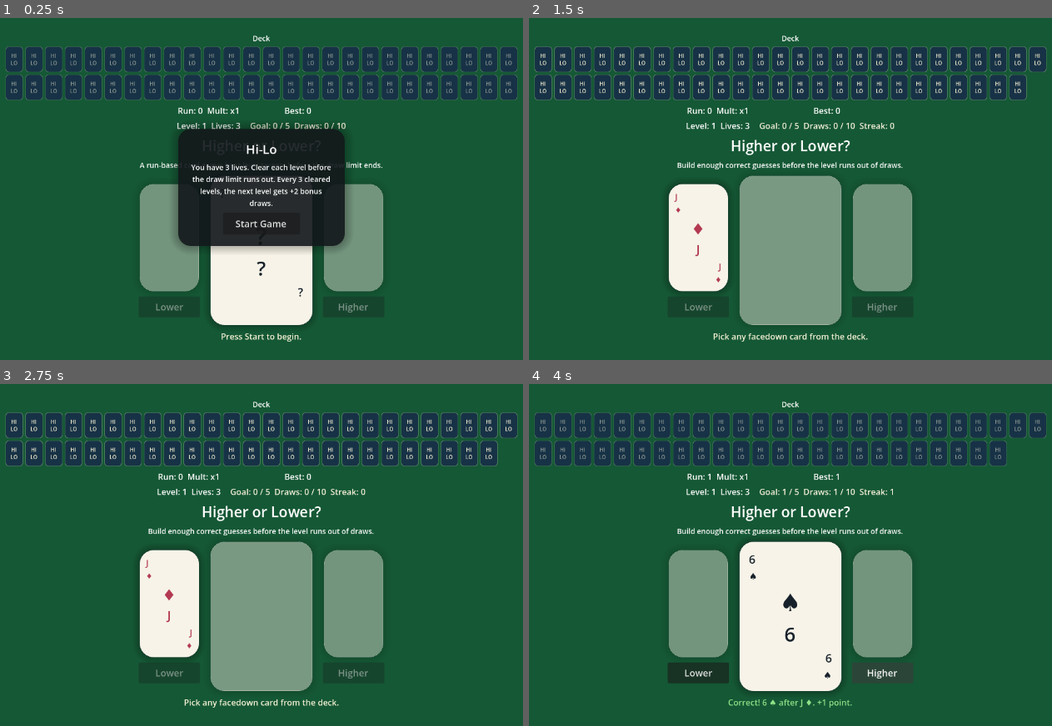
Above: before the commit, frames 1-4 (two rows, left to right).
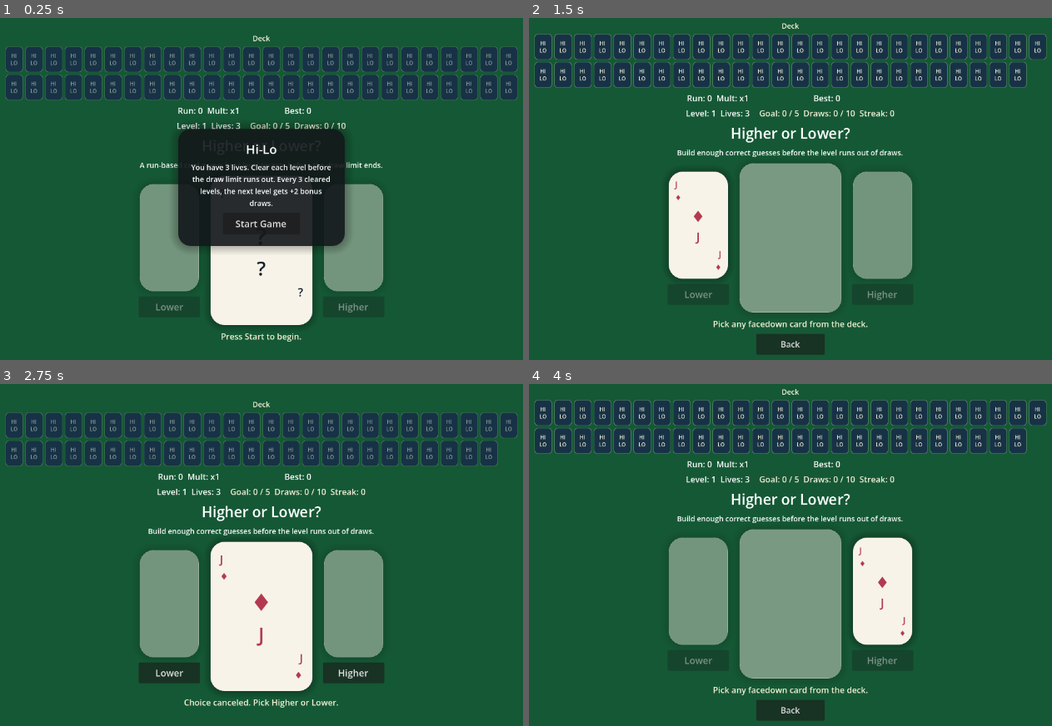
Above: after the commit, the same moments.

Repository: Vasile70Tanasa/hi-lo-godot
Game: Godot game, scene res://scenes/main.tscn
Same seed, same stepped clock (60 frames per second), same inputs: the game is played once before the commit and once after it.
Inputs (mouse positions are in pixels of both pictures, inside the frame that each line leads up to):
- Up to frame 1 (0.25 s): no input
- Up to frame 2 (1.5 s): click "Start Game" at 0.5 s; click "Lower" at 1.25 s
- Up to frame 3 (2.75 s): click (261, 708) at 2 s, where only the run after the commit has a clickable "Back"
- Up to frame 4 (4 s): click (544, 425) at 2.75 s, where only the run before the commit has a clickable "HI LO"; click (884, 671) at 3.5 s, where only the run after the commit has a clickable "Higher"

The runs differ from the first frame. In frame 1, less than 0.1% of the frame differs, in the area x 48-52%, y 5-7%; in frame 2, 17%; in frame 3, 13%; in frame 4, 27%, in the area x 0-100%, y 1-99%.

Commit message:
Add choice cancel button and bonus UI polish

Diff:
--- a/scenes/main.tscn
+++ b/scenes/main.tscn
@@ -25,6 +25,18 @@
 shadow_color = Color(0, 0, 0, 0.25)
 shadow_size = 18
 
+[sub_resource type="StyleBoxFlat" id="3"]
+bg_color = Color(0.992157, 0.823529, 0.388235, 0.18)
+border_width_left = 2
+border_width_top = 2
+border_width_right = 2
+border_width_bottom = 2
+border_color = Color(0.992157, 0.823529, 0.388235, 0.55)
+corner_radius_top_left = 16
+corner_radius_top_right = 16
+corner_radius_bottom_right = 16
+corner_radius_bottom_left = 16
+
 [node name="Main" type="Control" unique_id=1588879916]
 layout_mode = 3
 anchors_preset = 15
@@ -35,6 +47,7 @@
 script = ExtResource("1")
 
 [node name="Background" type="ColorRect" parent="." unique_id=911823356]
+unique_name_in_owner = true
 layout_mode = 1
 anchors_preset = 15
 anchor_right = 1.0
@@ -93,6 +106,27 @@
 theme_override_constants/v_separation = 6
 columns = 2
 
+[node name="BonusBanner" type="PanelContainer" parent="GameMargin/GameVBox"]
+unique_name_in_owner = true
+visible = false
+layout_mode = 2
+size_flags_horizontal = 4
+theme_override_styles/panel = SubResource("3")
+
+[node name="BonusBannerMargin" type="MarginContainer" parent="GameMargin/GameVBox/BonusBanner"]
+layout_mode = 2
+theme_override_constants/margin_left = 14
+theme_override_constants/margin_top = 8
+theme_override_constants/margin_right = 14
+theme_override_constants/margin_bottom = 8
+
+[node name="BonusBannerLabel" type="Label" parent="GameMargin/GameVBox/BonusBanner/BonusBannerMargin"]
+unique_name_in_owner = true
+layout_mode = 2
+theme_override_font_sizes/font_size = 15
+text = "Bonus Active: +2 draws this level"
+horizontal_alignment = 1
+
 [node name="ScoreLabel" type="Label" parent="GameMargin/GameVBox/TopBar" unique_id=165941633]
 unique_name_in_owner = true
 layout_mode = 2
@@ -441,6 +475,15 @@
 text = "Press Start to begin."
 horizontal_alignment = 1
 autowrap_mode = 3
+
+[node name="BackButton" type="Button" parent="GameMargin/GameVBox"]
+unique_name_in_owner = true
+visible = false
+custom_minimum_size = Vector2(132, 40)
+layout_mode = 2
+size_flags_horizontal = 4
+theme_override_font_sizes/font_size = 16
+text = "Back"
 
 [node name="PlayAgainButton" type="Button" parent="GameMargin/GameVBox" unique_id=1929045118]
 unique_name_in_owner = true
--- a/scripts/main.gd
+++ b/scripts/main.gd
@@ -25,15 +25,19 @@
 var deck_reveal_generation: int = 0
 var pending_level_intro_message: String = ""
 var shake_tween: Tween
+var bonus_banner_tween: Tween
 var card_sfx_player: AudioStreamPlayer
 var success_sfx_player: AudioStreamPlayer
 var fail_sfx_player: AudioStreamPlayer
 var effects_layer: Control
 var rng: RandomNumberGenerator = RandomNumberGenerator.new()
 
+@onready var background: ColorRect = %Background
 @onready var deck_grid: GridContainer = %DeckGrid
 @onready var deck_label: Label = %DeckLabel
 @onready var subtitle_label: Label = %SubtitleLabel
+@onready var bonus_banner: PanelContainer = %BonusBanner
+@onready var bonus_banner_label: Label = %BonusBannerLabel
 @onready var card_panel: PanelContainer = %CardPanel
 @onready var card_label: Label = %CardLabel
 @onready var card_suit_center: Label = %CardSuitCenter
@@ -62,6 +66,7 @@
 @onready var higher_preview_rank_bottom: Label = %HigherPreviewRankBottom
 @onready var higher_preview_suit_bottom: Label = %HigherPreviewSuitBottom
 @onready var result_label: Label = %ResultLabel
+@onready var back_button: Button = %BackButton
 @onready var play_again_button: Button = %PlayAgainButton
 @onready var start_overlay: CenterContainer = %StartOverlay
 @onready var level_overlay: CenterContainer = %LevelOverlay
@@ -76,6 +81,7 @@
 	rng.randomize()
 	higher_button.pressed.connect(_on_higher)
 	lower_button.pressed.connect(_on_lower)
+	back_button.pressed.connect(_on_back_pressed)
 	play_again_button.pressed.connect(_on_play_again)
 	start_button.pressed.connect(_on_start_pressed)
 	level_continue_button.pressed.connect(_on_level_continue_pressed)
@@ -92,6 +98,7 @@
 	start_overlay.visible = false
 	level_overlay.visible = false
 	play_again_button.visible = false
+	back_button.visible = false
 	pending_level_intro_message = ""
 	subtitle_label.text = "Build enough correct guesses before the level runs out of draws."
 	_start_level("Run started. %s" % _current_level_brief())
@@ -108,6 +115,7 @@
 	pending_level_intro_message = ""
 	current_card = deck.draw()
 	play_again_button.visible = false
+	back_button.visible = false
 	card_panel.visible = true
 	_apply_card_visual(current_card)
 	_play_card_sound()
@@ -135,6 +143,7 @@
 	_update_status_labels()
 	subtitle_label.text = "A run-based card game: beat level targets before the draw limit ends."
 	_set_result_text("Press Start to begin.", RESULT_NEUTRAL)
+	back_button.visible = false
 	play_again_button.visible = false
 	_reset_choice_slots()
 	_set_guess_buttons_enabled(false)
@@ -144,6 +153,7 @@
 	var active_multiplier: int = 1 if game_state == null else game_state.get_streak_multiplier()
 	score_label.text = "Run: %d  Mult: x%d" % [run_score, active_multiplier]
 	high_score_label.text = "Best: %d" % high_score
+	var bonus_draws: int = 0 if game_state == null else game_state.get_active_bonus_draws()
 	var cards_left: int = _get_cards_left_for_display()
 	if game_state == null:
 		remaining_label.text = "Level: 1  Lives: %d" % GameState.DEFAULT_LIVES
@@ -157,6 +167,8 @@
 			game_state.get_level_draw_limit(),
 			game_state.current_streak,
 		]
+	if bonus_draws > 0:
+		remaining_label.text += "  Bonus: +%d draws" % bonus_draws
 	var streak_color: Color = Color("f5f1da")
 	var streak_value: int = 0 if game_state == null else game_state.current_streak
 	if streak_value >= 10:
@@ -164,6 +176,7 @@
 	elif streak_value >= 5:
 		streak_color = Color("ffe29a")
 	streak_label.add_theme_color_override("font_color", streak_color)
+	_set_bonus_banner_state(bonus_draws)
 	_update_deck_label()
 	_rebuild_deck_view()
 
@@ -181,6 +194,32 @@
 	else:
 		brief += "."
 	return brief
+
+func _set_bonus_banner_state(bonus_draws: int) -> void:
+	var has_bonus: bool = bonus_draws > 0
+	bonus_banner.visible = has_bonus
+	if has_bonus:
+		bonus_banner_label.text = "Bonus Active: +%d draws this level" % bonus_draws
+	else:
+		bonus_banner_label.text = ""
+
+	var table_color: Color = Color("0f703e") if has_bonus else Color("155835")
+	background.color = table_color
+	deck_label.add_theme_color_override("font_color", Color("ffd166") if has_bonus else Color("f5f1da"))
+
+	if bonus_banner_tween != null:
+		bonus_banner_tween.kill()
+		bonus_banner_tween = null
+
+	if not has_bonus:
+		bonus_banner.scale = Vector2.ONE
+		return
+
+	bonus_banner.scale = Vector2.ONE
+	bonus_banner_tween = create_tween()
+	bonus_banner_tween.set_loops()
+	bonus_banner_tween.tween_property(bonus_banner, "scale", Vector2(1.015, 1.015), 0.65)
+	bonus_banner_tween.tween_property(bonus_banner, "scale", Vector2.ONE, 0.65)
 
 func _update_deck_label() -> void:
 	if start_overlay.visible:
@@ -389,6 +428,7 @@
 
 func _set_deck_pick_enabled(is_enabled: bool) -> void:
 	awaiting_deck_pick = is_enabled
+	back_button.visible = is_enabled and round_active and !input_locked
 	for child: Node in deck_grid.get_children():
 		var deck_button: Button = child as Button
 		if deck_button != null:
@@ -531,6 +571,16 @@
 	_apply_empty_center_slot()
 	_set_result_text("Pick any facedown card from the deck.", RESULT_NEUTRAL)
 	_set_deck_pick_enabled(true)
+
+func _on_back_pressed() -> void:
+	if not round_active or input_locked or !awaiting_deck_pick or current_card.is_empty():
+		return
+	_set_deck_pick_enabled(false)
+	_reset_choice_slots()
+	card_panel.visible = true
+	_apply_card_visual(current_card)
+	_set_result_text("Choice canceled. Pick Higher or Lower.", RESULT_NEUTRAL)
+	_set_guess_buttons_enabled(true)
 
 func _on_deck_card_pressed() -> void:
 	if not round_active or input_locked or !awaiting_deck_pick:
@@ -719,6 +769,7 @@
 	pending_level_intro_message = ""
 	_set_guess_buttons_enabled(false)
 	_set_deck_pick_enabled(false)
+	back_button.visible = false
 	play_again_button.visible = true
 	if won:
 		subtitle_label.text = "The run is complete. You can start another one right away."
